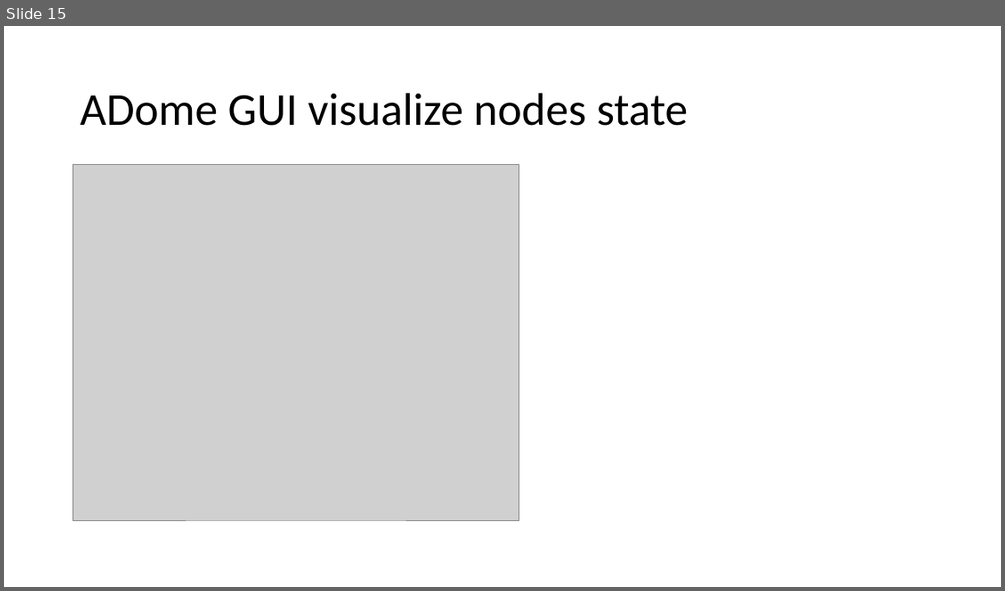
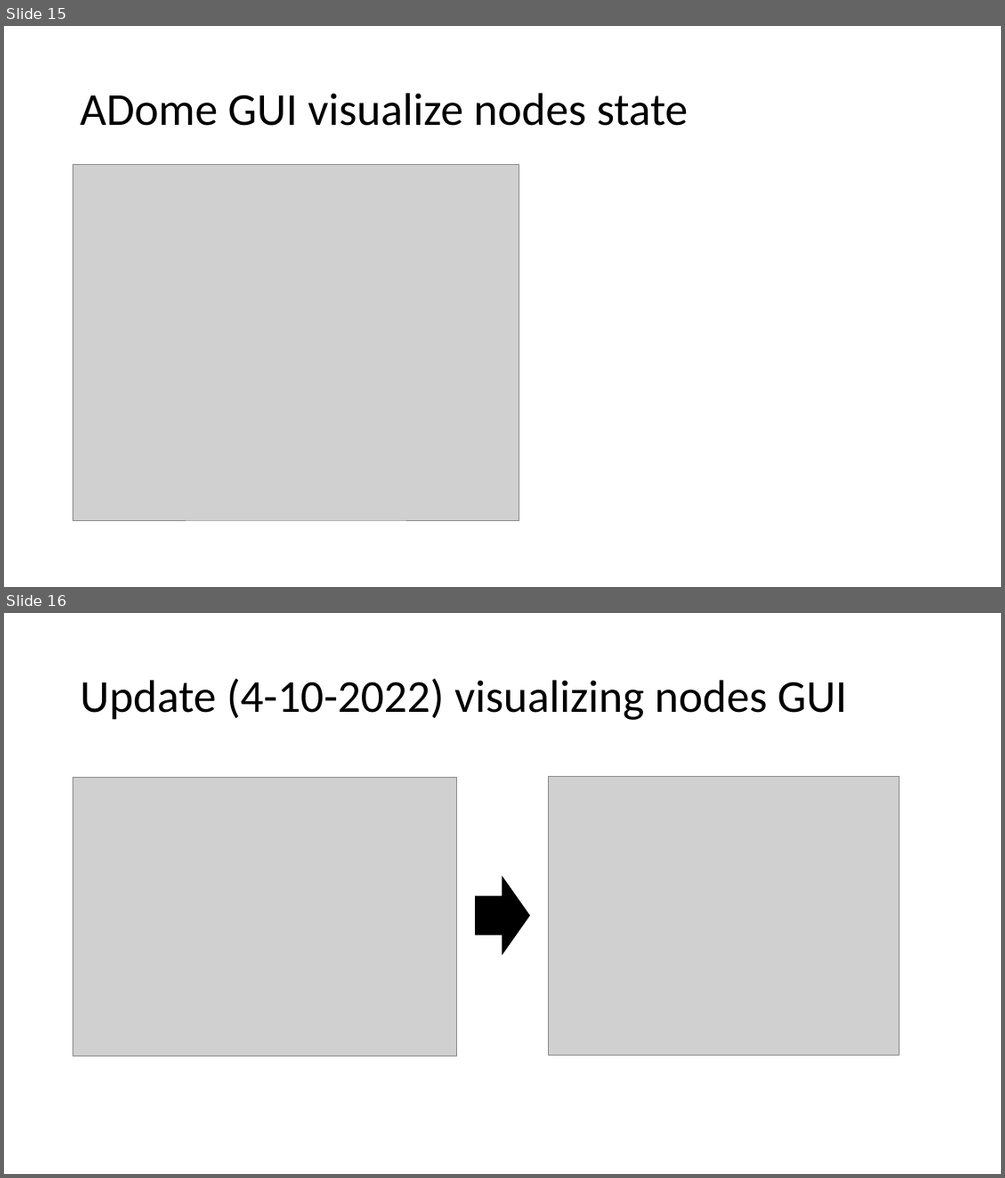
Before and after one commit to ADAALMAN/ADome-GUI, a slide deck: Progression/ADome GUI progression.pptx. Shown one above the other, each under a label of ours: slide 15 before the commit, slides 15 and 16 after it. The pictures are 1005x591 and 1005x1178 pixels, drawn with LibreOffice and Linux fonts; fonts in the diff are those of the drawing; grey boxes stand for pictures. Boxes give left, top, right and bottom in pixels: in the first picture for what was removed or moved away, otherwise in the second. Text is boxed around its words. In the diff, an @@ line names an element or a change of style, - is before the commit and + after.

```diff
--- a/Progression/ADome GUI progression.pptx
+++ b/Progression/ADome GUI progression.pptx
@@ slide 16 added at bbox=[4, 613, 1001, 1174], background #FFFFFF @@
@@ title added at bbox=[80, 678, 847, 720], 44 pt, text #000000 @@
+Update (4-10-2022) visualizing nodes GUI
@@ picture added at bbox=[73, 778, 457, 1055] @@
@@ picture added at bbox=[549, 776, 900, 1054] @@
@@ right arrow added at bbox=[476, 877, 530, 953], fill #000000, outline #000000 1 pt @@
```
Also in this commit, not shown: 2 other slides added, 7 other files.
